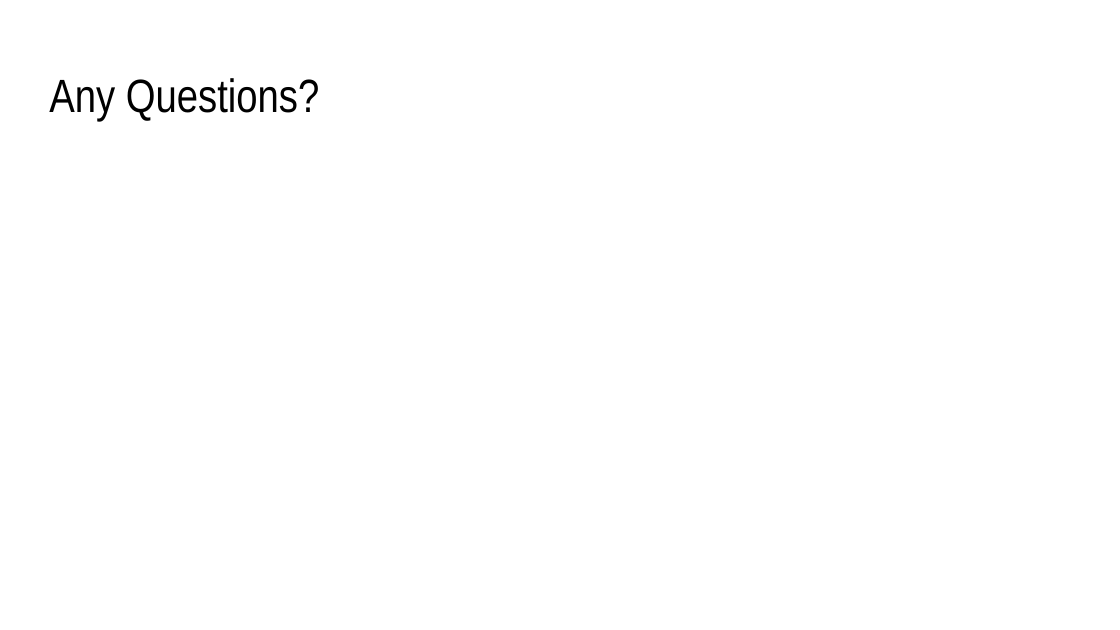
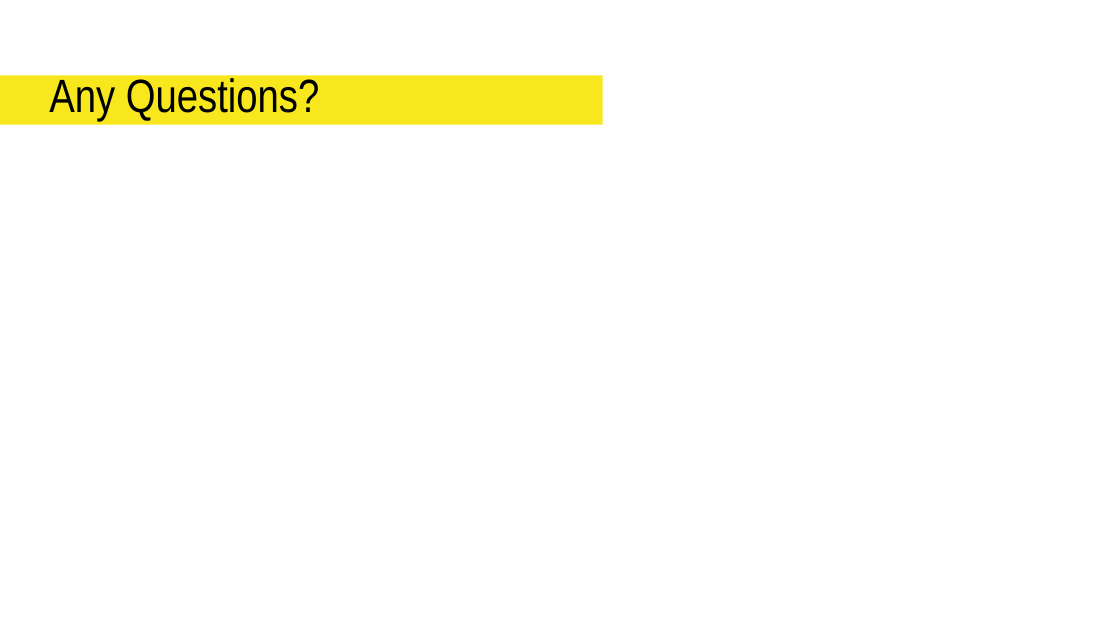
Before and after one commit to AaronStahley/SER215_Project, a slide deck: slide 11 of Presentation/Mancala Presentation.pptx. Drawn at 1120x630 pixels with LibreOffice and Linux fonts; fonts in the diff are those of the drawing. Boxes give left, top, right and bottom in pixels: in the first picture for what was removed or moved away, otherwise in the second. Text is boxed around its words. In the diff, an @@ line names an element or a change of style, - is before the commit and + after.

```diff
--- a/Presentation/Mancala Presentation.pptx
+++ b/Presentation/Mancala Presentation.pptx
@@ rectangle added at (x1=0, y1=75, x2=603, y2=124), fill #F8E71C @@
```
Also in this commit, not shown: 10 other slides changed.
